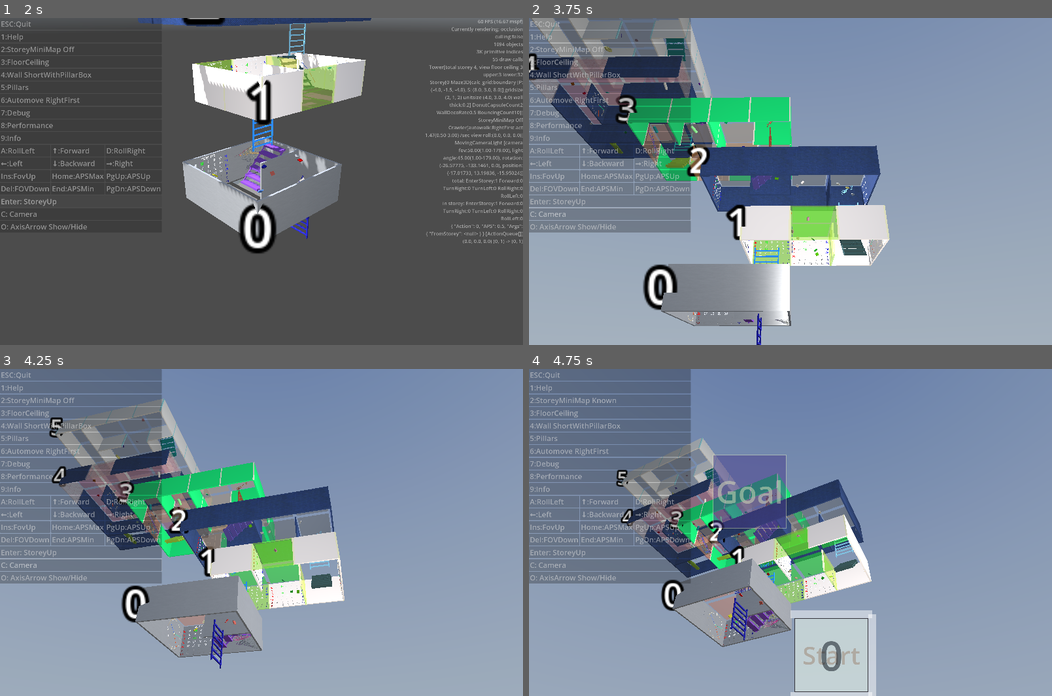
Above: before the commit, frames 1-4 (two rows, left to right).
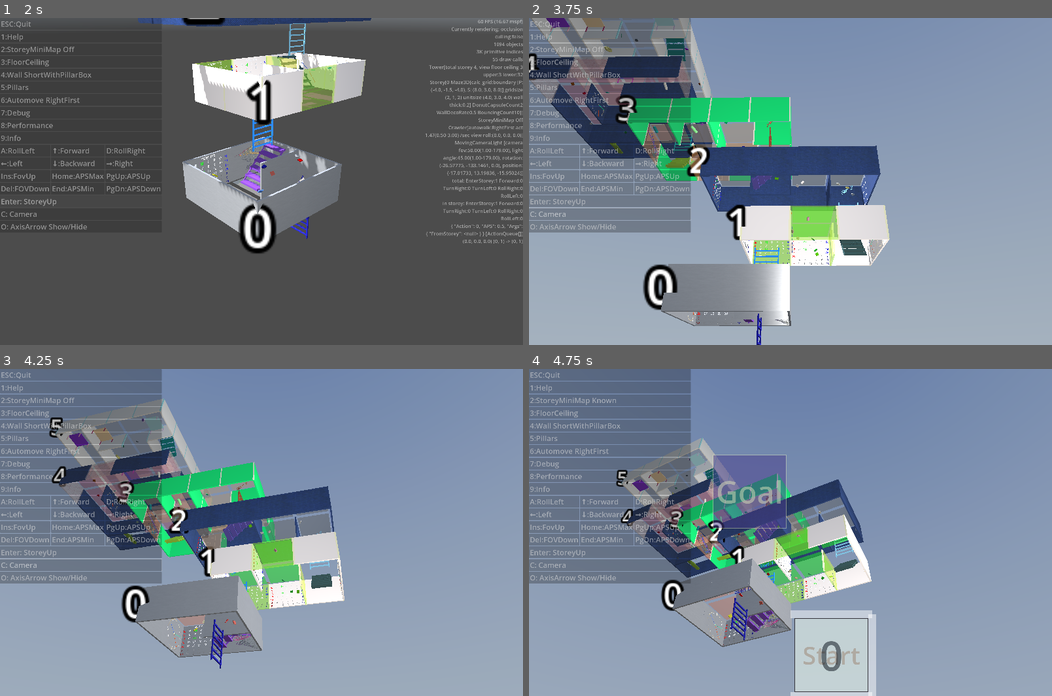
Above: after the commit, the same moments.

Repository: kasworld/gd4maze3d
Game: Godot game, scene res://main.tscn
The game is run twice, just before and just after one commit, with the same random seed, the same clock (stepped at 60 frames per second) and the same inputs. A sky picture missing from this copy of the repository is replaced by a grey-blue gradient.
Inputs (mouse positions are in pixels of both pictures, inside the frame that each line leads up to):
- Up to frame 1 (2 s): click "Enter: StoreyUp" at 0.5 s; click "Enter: StoreyUp" at 1.25 s
- Up to frame 2 (3.75 s): tap Enter at 2 s; move the mouse to (905, 165) at 2.02 s; hold Right 2.03-2.78 s; tap Q at 2.1 s; click (905, 165) at 2.17 s; move the mouse to (685, 197) at 2.77 s; hold Down 2.78-3.53 s; tap E at 2.85 s; move the mouse to (842, 109) at 3.52 s; hold Right from 3.53 s (still down); tap 1 at 3.6 s
- Up to frame 3 (4.25 s): keep holding Right
- Up to frame 4 (4.75 s): move the mouse to (764, 597) at 4.27 s; release Right at 4.28 s; hold Up from 4.28 s (still down); tap 2 at 4.35 s; click (764, 597) at 4.42 s

Frame 1 is identical in both runs. In frame 2, 0.3% of the frame differs, in the area x 3-33%, y 0-21%; in frame 3, 0.3%; in frame 4, 0.2%.

Commit message:
WIP add deco tables

Diff:
--- a/storey/storey.gd
+++ b/storey/storey.gd
@@ -152,11 +152,22 @@
 	$MiniMap.add_obj($StartMark, "Start", start_color, 1, true)
 	$MiniMap.add_obj($EndMark, "Goal", goal_color, 1, true)
 	sw.split("MiniMap")
-
+	add_table4leg(구석자리목록)
 	add_bouncing(BouncingCount , 크기기준 /20)
 	sw.split("add_bouncing")
 	#print_debug(sw)
 	return self
+
+func add_table4leg(posi_list :Array[Vector2i]) -> void:
+	var unit_size := maze3d.calc_grid.unit_size
+	for i in posi_list.size():
+		var t4l :Table4Leg = preload("res://table_4_leg/table_4_leg.tscn").instantiate()
+		t4l.init(
+			Vector3(unit_size.x/2,unit_size.y/50,unit_size.z/2),
+			Vector3(unit_size.x/50,unit_size.y/4,unit_size.z/50),
+			RandomColorIter.get_and_next(),RandomColorIter.get_and_next())
+		add_child(t4l)
+		t4l.position = maze3d.mazepos2storeypos(posi_list[i], -unit_size.y/2 + t4l.boundary.size.y/2)
 
 var bouncing_list :Array
 func add_bouncing(n :int, radius :float) -> void:
